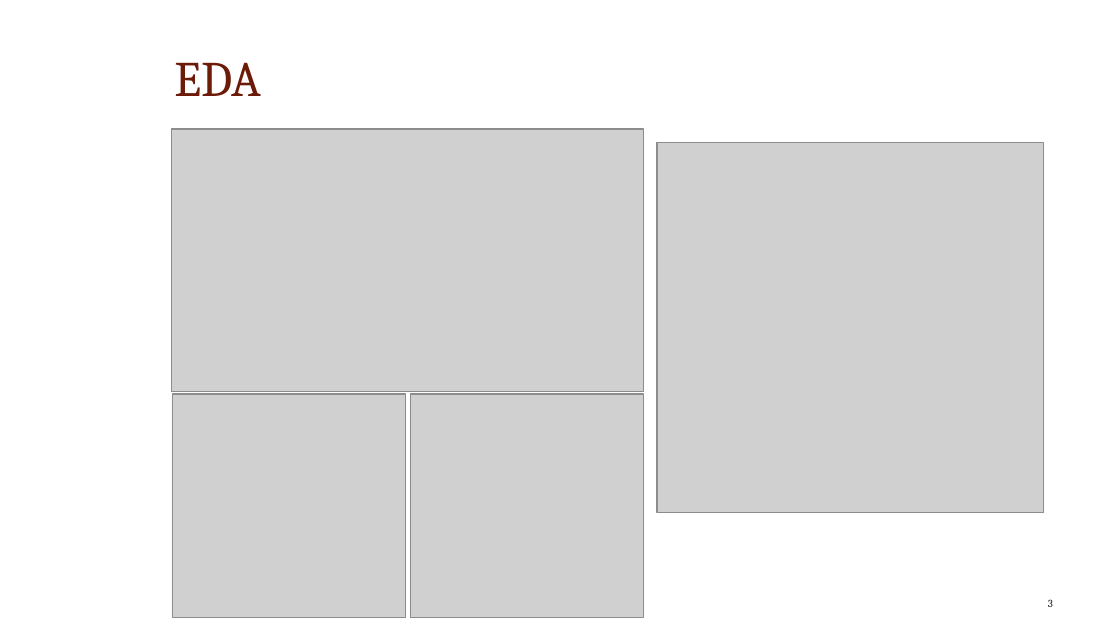
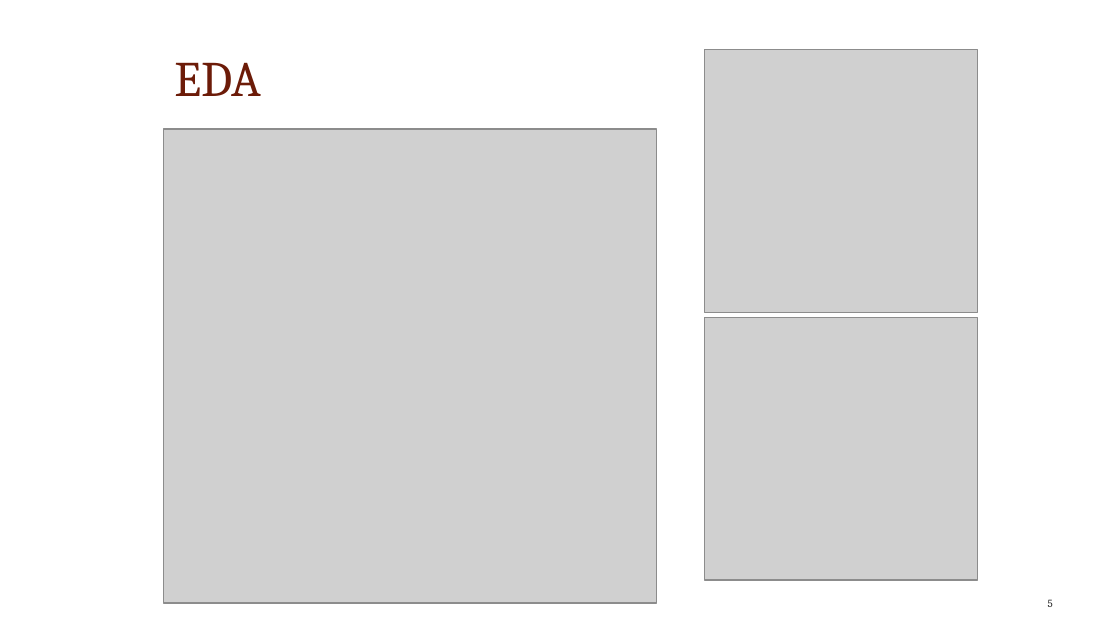
Before and after one commit to jwmccarthy11/STA610-CS1, a slide deck: slide 5 of Case Study Presentation.pptx (slide 3 before the commit). Drawn at 1120x630 pixels with LibreOffice and Linux fonts; fonts in the diff are those of the drawing; grey boxes stand for pictures; background and template pictures are left out. Boxes give left, top, right and bottom in pixels: in the first picture for what was removed or moved away, otherwise in the second. Text is boxed around its words. In the diff, an @@ line names an element or a change of style, - is before the commit and + after.

```diff
--- a/Case Study Presentation.pptx
+++ b/Case Study Presentation.pptx
@@ picture added at (704,50,978,312) @@
@@ picture: place and size @@
-picture at (172,129,644,391)
+picture at (164,129,657,603)
@@ picture removed at (657,142,1044,513) @@
@@ picture added at (704,318,978,580) @@
@@ picture removed at (172,394,405,617) @@
@@ picture removed at (411,394,644,617) @@
@@ page number at (1048,599,1053,607): text changed @@
-3
+5
```
Also in this commit, not shown: 1 other slide changed, 2 slides added.
